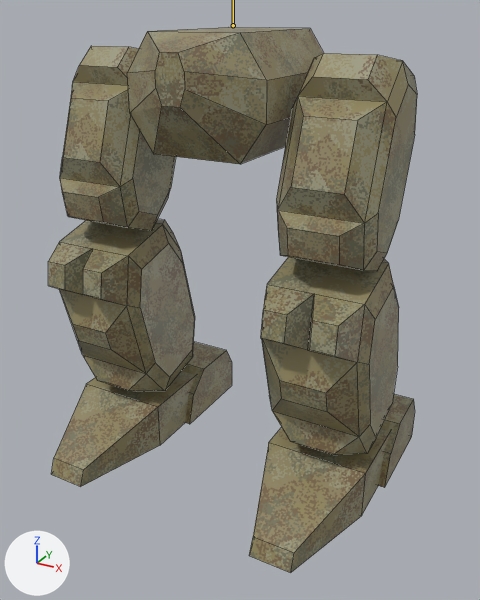
The Blender file resources/mechparts/legs/mech_legs00.blend, before and after one commit.
Before and after are seen from a 50 mm camera at (0.918, -1.633, 1.332) aimed at (-0.008, 0.051, 0.49). Arrows for +X, +Y and +Z are at lower left; the lights stay in place. The bones that change are drawn over the model as lines. Mesh edges are drawn as thin lines.

Names of what the first picture shows: 'legs'.
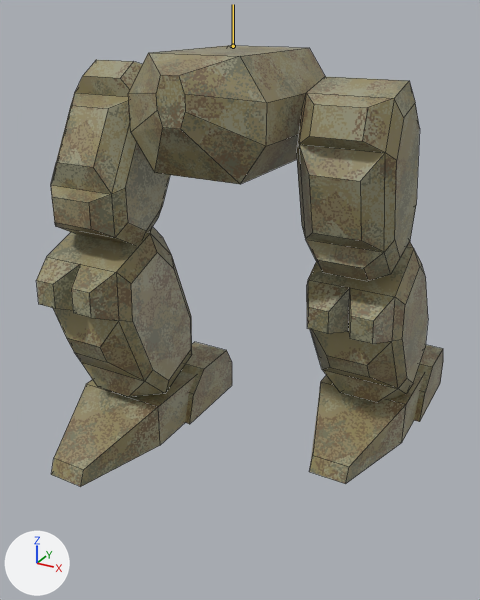
The newer file adds an action. The first version stands in its rest pose; the second is drawn at frame 30 of the action 'launch_in_left'.

Pixel boxes (x1, y1, x2, y2) of what changed, in the pictures (480 x 600 px):
'legs', posed (10% wider, 19% shorter): before (48, 27, 417, 573); after (36, 46, 443, 487)

What the commit changed:
Bone 'root' (bone_root) moves from (0.0, 0.0, 0.0) to (0.0, -0.05, 0.0).
Bone 'leg_ik_target.l' (bone_leg_ik_target_l) moves from (0.0, 0.0, 0.0) to (0.0, 0.4, 0.0).
